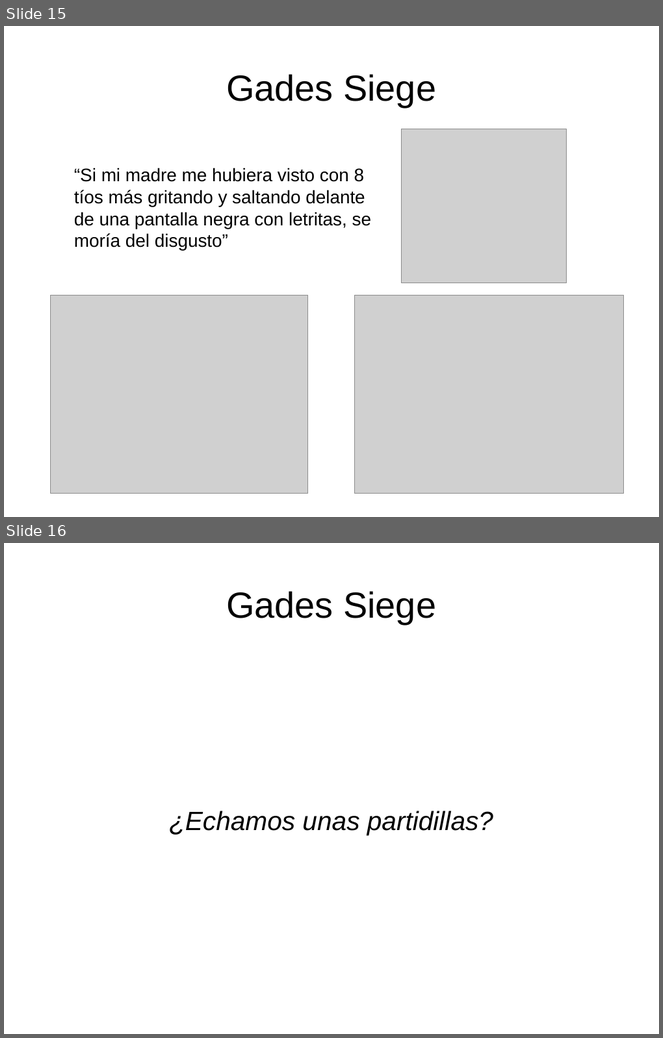
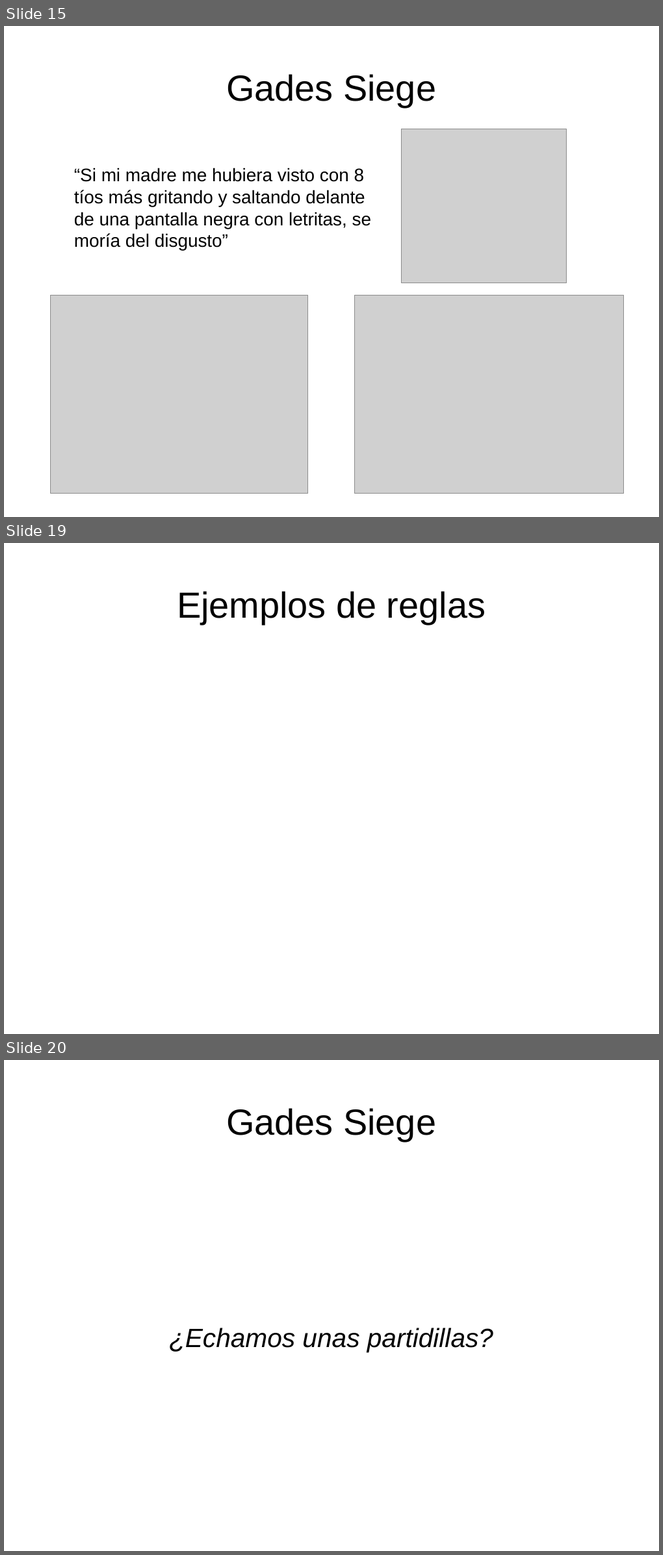
Before and after one commit to rompehielos013013013/gsiege, a slide deck: presentacion/expertoUCLM2014/SSEE-IA.odp. Shown one above the other, each under a label of ours: slides 15 and 16 before the commit, slides 15, 19 and 20 after it; the slides between them are not shown. The pictures are 663x1038 and 663x1555 pixels, drawn with LibreOffice and Linux fonts; fonts in the diff are those of the drawing; grey boxes stand for pictures. Boxes give left, top, right and bottom in pixels: in the first picture for what was removed or moved away, otherwise in the second. Text is boxed around its words. In the diff, an @@ line names an element or a change of style, - is before the commit and + after.

```diff
--- a/presentacion/expertoUCLM2014/SSEE-IA.odp
+++ b/presentacion/expertoUCLM2014/SSEE-IA.odp
@@ slide 19 added at box(4, 543, 659, 1034), background #FFFFFF @@
@@ title added at box(177, 591, 486, 624), 44 pt, text #000000 @@
+Ejemplos de reglas
@@ what was slide 16 is now slide 20 @@
```
Also in this commit, not shown: 4 slides changed, 3 other slides added.
